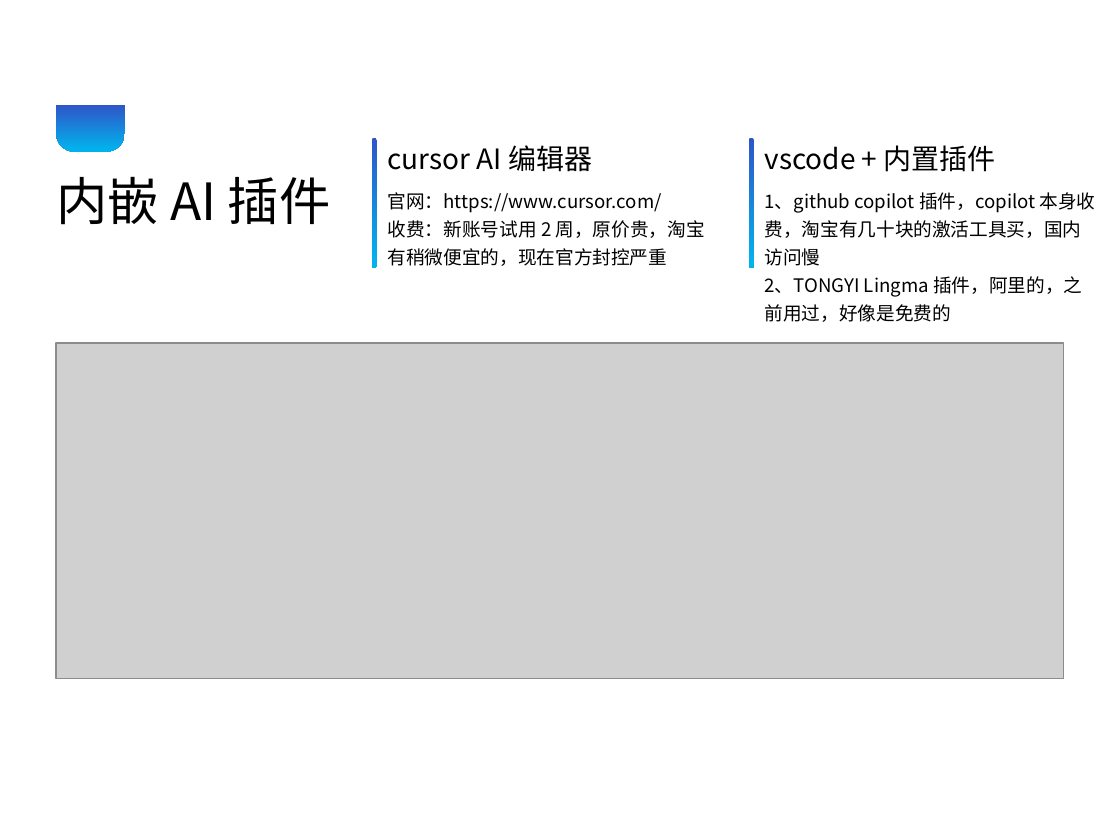
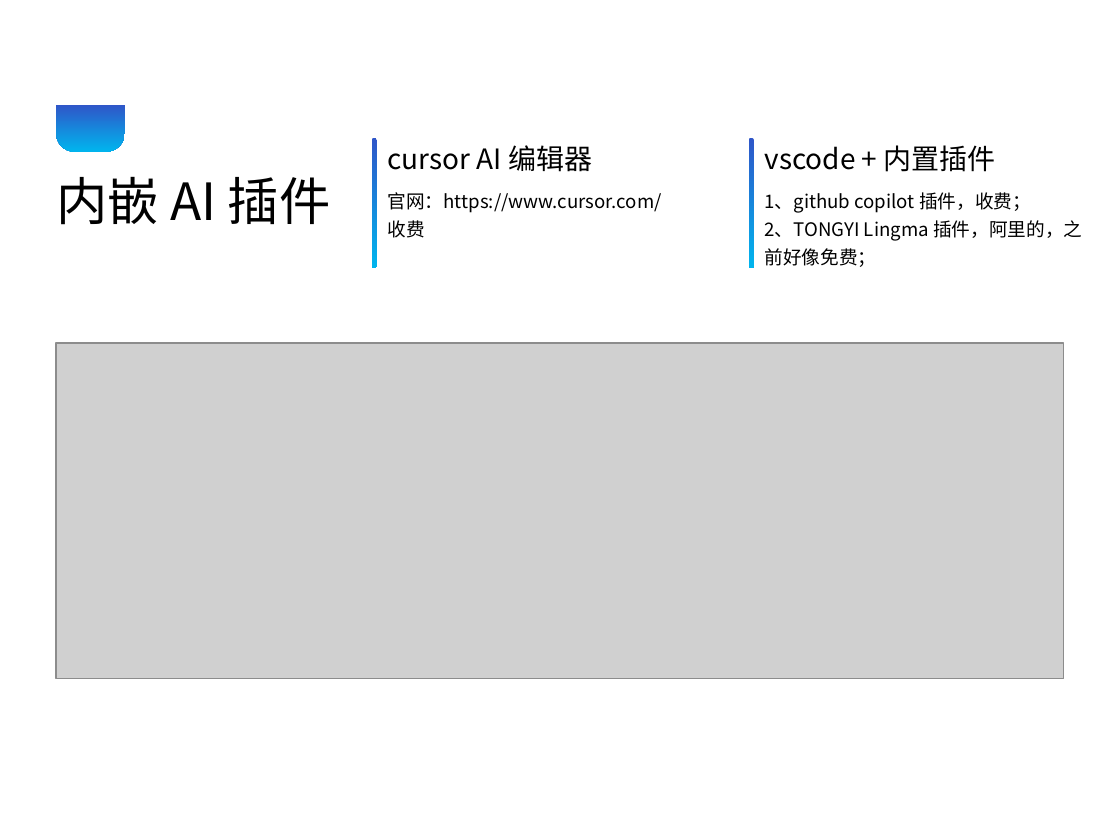
Before and after one commit to qq986063761/study, a slide deck: slide 8 of 分享/AI编程/AI编程分享.pptx. Drawn at 1120x840 pixels with LibreOffice and Linux fonts; fonts in the diff are those of the drawing; grey boxes stand for pictures. Boxes give left, top, right and bottom in pixels: in the first picture for what was removed or moved away, otherwise in the second. Text is boxed around its words. In the diff, an @@ line names an element or a change of style, - is before the commit and + after.

```diff
--- a/分享/AI编程/AI编程分享.pptx
+++ b/分享/AI编程/AI编程分享.pptx
@@ text at (765,192,1082,267): text changed @@
-1、github copilot 插件，copilot 本身收费，淘宝有几十块的激活工具买，国内访问慢
-2、TONGYI Lingma 插件，阿里的，之前用过，好像是免费的
+1、github copilot 插件，收费；
+2、TONGYI Lingma 插件，阿里的，之前好像免费；
@@ text at (388,220,425,238): text changed @@
-收费：新账号试用 2 周，原价贵，淘宝有稍微便宜的，现在官方封控严重
+收费
```
Also in this commit, not shown: 8 other slides changed.
